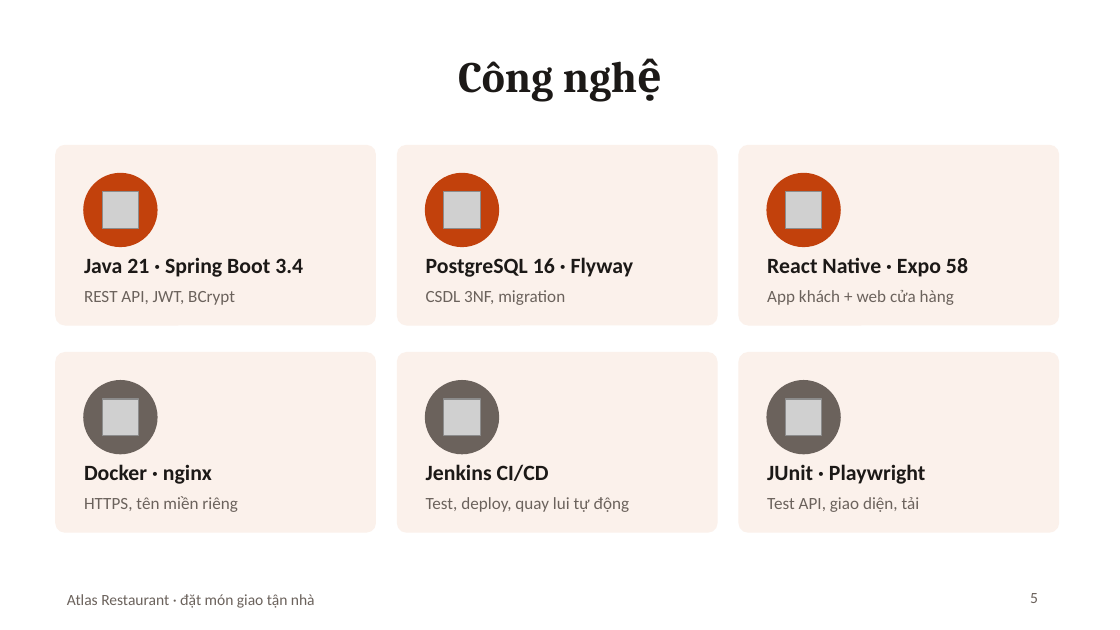
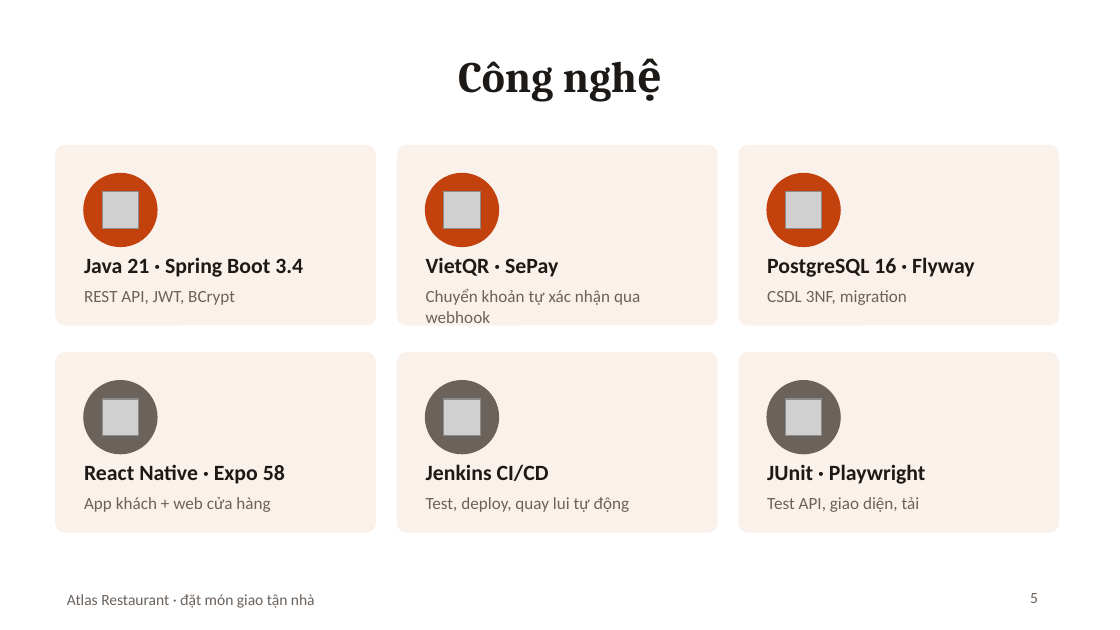
Before and after one commit to Anpham120/restaurant-ordering-mobile, a slide deck: slide 5 of docs/Slide_BTL_AtlasRestaurant.pptx. Drawn at 1120x630 pixels with LibreOffice and Linux fonts; fonts in the diff are those of the drawing; grey boxes stand for pictures. Boxes give left, top, right and bottom in pixels: in the first picture for what was removed or moved away, otherwise in the second. Text is boxed around its words. In the diff, an @@ line names an element or a change of style, - is before the commit and + after.

```diff
--- a/docs/Slide_BTL_AtlasRestaurant.pptx
+++ b/docs/Slide_BTL_AtlasRestaurant.pptx
@@ text at (426, 257, 558, 277): text changed @@
-PostgreSQL 16 · Flyway
+VietQR · SePay
@@ text at (767, 257, 975, 277): text changed @@
-React Native · Expo 58
+PostgreSQL 16 · Flyway
@@ text at (426, 289, 640, 323): text changed @@
-CSDL 3NF, migration
+Chuyển khoản tự xác nhận qua webhook
@@ text at (767, 290, 907, 305): text changed @@
-App khách + web cửa hàng
+CSDL 3NF, migration
@@ text at (84, 464, 285, 484): text changed @@
-Docker · nginx
+React Native · Expo 58
@@ text at (84, 497, 270, 512): text changed @@
-HTTPS, tên miền riêng
+App khách + web cửa hàng
```
Also in this commit, not shown: 9 other slides changed, 4 slides added, 2 slides removed, 5 other files.
